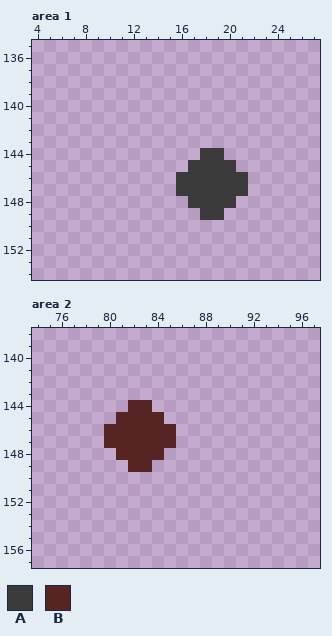
Two versions of one pixel-art file, assets/MyIcon/WeaponCard/WeaponCard-Sheet.aseprite. The first picture shows the starting point.
320x192 pixels, 1 frame. Colours within 5 levels of each other are drawn and written as one. Shown: area 1: x 4..27, y 135..154; area 2: x 74..97, y 138..157. The commit also changed other parts of the picture, which this record leaves out.
Visible layers, top first: "dec", "shadow", "sideline", "background".
Palette (. is transparent): A #3b3b3b  B #572424
Pixels before, area 1, first column x 16:
144 ..AA..
145 .AAAA.
146 AAAAAA
147 AAAAAA
148 .AAAA.
149 ..AA..
Pixels before, area 2, first column x 80:
144 ..BB..
145 .BBBB.
146 BBBBBB
147 BBBBBB
148 .BBBB.
149 ..BB..
Now the later version:
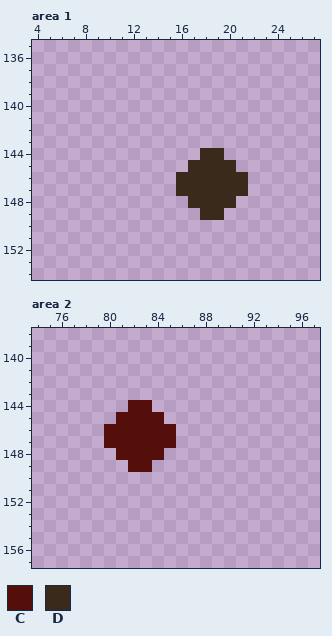
Colours new in this view: C #550f0a  D #392a1c
What changed:
Changed rows in their new state; - is an unchanged pixel.
Area 1, layer "background":
first column x 16:
144 --DD--
145 -DDDD-
146 DDDDDD
147 DDDDDD
148 -DDDD-
149 --DD--
Area 2, layer "background":
first column x 80:
144 --CC--
145 -CCCC-
146 CCCCCC
147 CCCCCC
148 -CCCC-
149 --CC--
